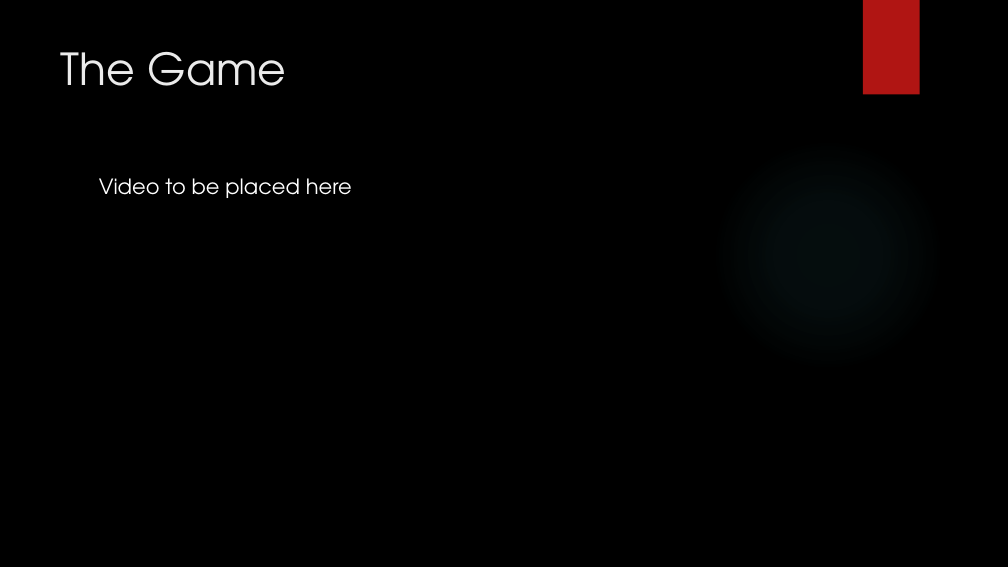
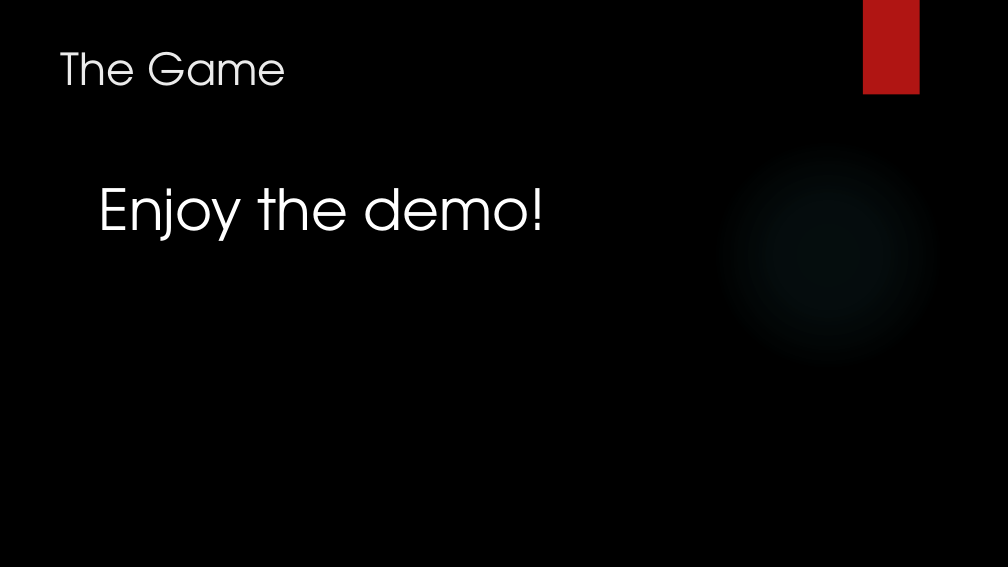
Before and after one commit to killjoy01/SeniorProject, a slide deck: slide 4 of Final Presentation.pptx. Drawn at 1008x567 pixels with LibreOffice and Linux fonts; fonts in the diff are those of the drawing; background and template pictures are left out. Boxes give left, top, right and bottom in pixels: in the first picture for what was removed or moved away, otherwise in the second. Text is boxed around its words. In the diff, an @@ line names an element or a change of style, - is before the commit and + after.

Commit message:
Presentation
We're not using the video. A live demo I think will work better.
Thanks for the hard work on the video though, James.

```diff
--- a/Final Presentation.pptx
+++ b/Final Presentation.pptx
@@ text at [99, 188, 547, 241]: text changed; size 20 to 54 pt @@
-Video to be placed here
+Enjoy the demo!
```
